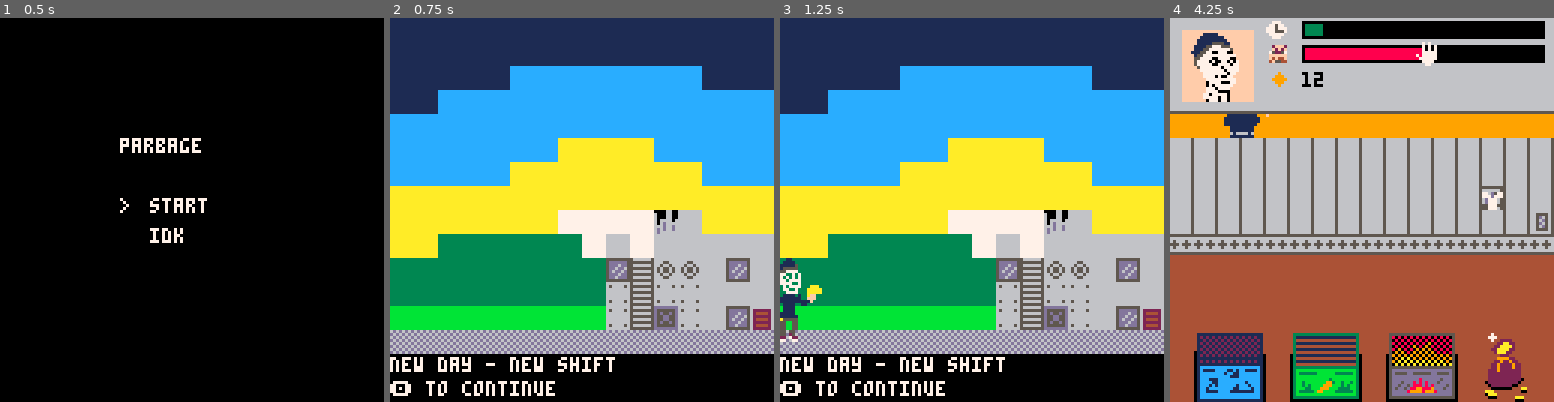
Above: before the commit, frames 1-4 (left to right).
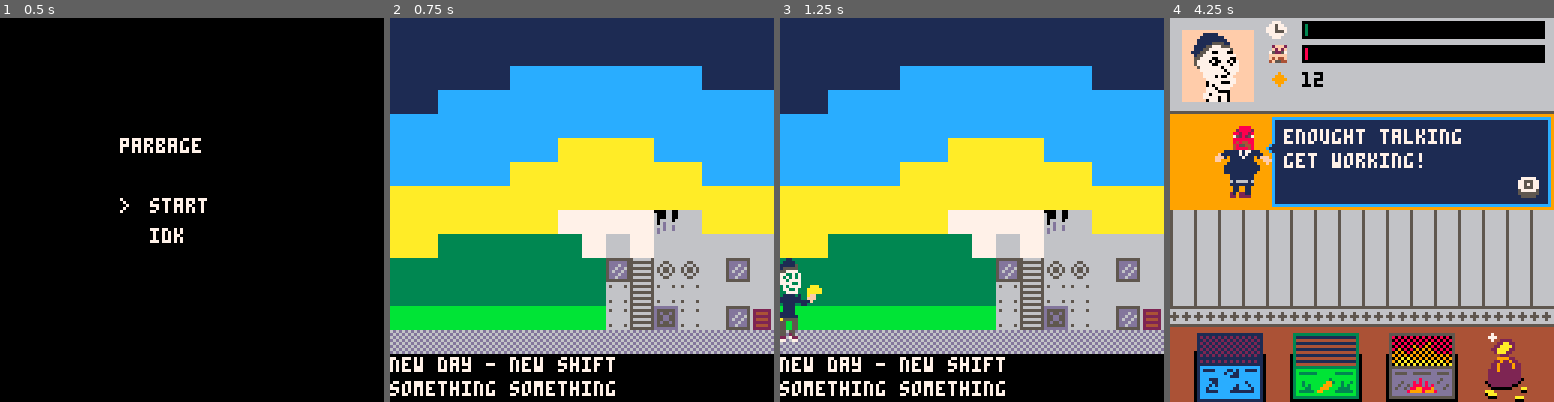
Above: after the commit, the same moments.

Repository: thorny-thorny/parbage
Game: PICO-8 cartridge lej20.p8
The game is run twice, just before and just after one commit, with the same random seed, the same clock (stepped at 60 frames per second) and the same inputs.
Inputs:
- Up to frame 1 (0.5 s): no input
- Up to frame 2 (0.75 s): tap O (Z key) at 0.7 s
- Up to frame 3 (1.25 s): no input
- Up to frame 4 (4.25 s): hold Right 1.6-2.1 s; tap O (Z key) every 0.4 s from 1.7 to 4.1 s; hold Up 2.15-2.42 s; hold Right 2.47-3.03 s; hold Left 3.08-3.58 s; hold Down 3.63-3.97 s; hold Right from 4.02 s (still down)

Frame 1 is identical in both runs. In frame 2, 0.9% of the frame differs, in the area x 0-59%, y 94-99%; in frame 3, 0.9%; in frame 4, 47%, in the area x 0-100%, y 1-81%.

Commit message:
Mostly dialogs and reactions

Diff:
--- a/env.lua
+++ b/env.lua
@@ -85,4 +85,6 @@
       end
     end
   end
+
+  return stuck_items
 end
--- a/game_scene.lua
+++ b/game_scene.lua
@@ -1,10 +1,66 @@
+local boss_intro_texts = {
+  { "you are late again!", "well, what are you", "waiting for?" },
+  { "use ⬅️➡️⬆️⬇️ to move", "around and 🅾️ to pick", "and drop items" },
+  { "sort garbage from", "conveyer belt into", "the bins" },
+  { "don't drop it on", "the floor, keep the", "zone clean!" },
+  { "oh and if you find", "any treasure, you", "can keep it" },
+  { "or hand it to me", "to keep it safe...", "ehehehe" },
+  { "enought talking", "get working!" },
+}
+
+local boss_good_ending_texts = {
+  { "your shift is over", "go home" },
+}
+
+local boss_bad_ending_texts = {
+  { "look at this mess!", "you are a terrible", "sorter" },
+  { "no payment for you", "today, go home" },
+}
+
+local boss_litter_texts = {
+  { "pick up that", "*!" },
+  { "hey pick it up!" },
+  { "stop littering!" },
+  { "i saw what you", "did there" },
+}
+
+local boss_recycling_garbage_texts = {
+  { "*", "is recyclible!" },
+  { "this is recyclible", "wrong bin!" },
+}
+
+local boss_organic_garbage_texts = {
+  { "*", "is organic!" },
+  { "this is organic", "wrong bin!" },
+}
+
+local boss_burn_garbage_texts = {
+  { "put that", "*", "into oven!" },
+  { "you must burn it", "wrong bin!" },
+}
+
+local garbage_flags = {
+  recycling = 1,
+  organic = 2,
+  burn = 4,
+  treasure = 8,
+}
+
 function game_scene_create()
   return {
+    intro_texts_left = #boss_intro_texts,
+    ending_texts = {},
+    ending_texts_left = 0,
     shift_time = 0,
     shift_total = 1000,
+    boss_level = 0,
+    boss_max = 100,
+    boss_note = nil,
+    boss_note_left = 0,
+    ending_is_good = false,
     env = env_create(),
-    boss = boss_create(20, 20),
-    conveyer = conveyer_create(5, 4, 3, 50),
+    boss = boss_create(20, 36),
+    conveyer = conveyer_create(8, 4, 3, 50),
     hand = hand_create(0, 0),
     overlay = overlay_create(),
     update = game_scene_update,
@@ -17,26 +73,89 @@
 
   self.boss:draw()
   self.conveyer:draw()
+  self.overlay:draw()
   self.env:draw()
-  self.overlay:draw()
-  self.hand:draw()
+
+  if self.intro_texts_left == 0 and self.ending_texts_left == 0 then
+    self.hand:draw()
+  end
 end
 
 function game_scene_update(self)
-  self.shift_time += 1
-  if self.shift_time >= self.shift_total then
-    show_outro(true)
-  end
+  if self.intro_texts_left == 0 and self.ending_texts_left == 0 then
+    self.shift_time += 1
+    if self.shift_time >= self.shift_total then
+      self.ending_texts = boss_good_ending_texts
+      self.ending_texts_left = #boss_good_ending_texts
+      self.ending_is_good = true
+    elseif self.boss_level >= self.boss_max then
+      self.ending_texts = boss_bad_ending_texts
+      self.ending_texts_left = #boss_bad_ending_texts
+      self.ending_is_good = false
+    end
 
-  local fall_items = self.conveyer:update()
-  for i = 1, #fall_items do
-    local item = fall_items[i]
-    item.x += -2 + rnd(5)
-    add(self.env.falling_items, item)
+    local fall_items = self.conveyer:update()
+    for i = 1, #fall_items do
+      local item = fall_items[i]
+      item.x += -2 + rnd(5)
+      add(self.env.falling_items, item)
+    end
   end
 
   self.boss:update()
-  self.env:update()
-  self.hand:update(self.env, self.conveyer)
-  self.overlay:update(self.shift_time / self.shift_total, 0.5)
+  local fallen_items = self.env:update()
+  local disposed_item = self.hand:update(self.env, self.conveyer)
+
+  if #fallen_items > 0 then
+    self.boss_level += #fallen_items * 10
+    self.boss_note = strs_replace(boss_litter_texts[flr(1 + rnd(#boss_litter_texts))], "*", fallen_items[1].garbage.name)
+    self.boss_note_left = 50
+  end
+
+  if disposed_item then
+    local item_type = fget(disposed_item.item.garbage.sprite)
+    if item_type ~= disposed_item.bin_type and disposed_item.bin_type ~= garbage_flags.treasure then
+      local texts
+      if item_type == garbage_flags.recycling then
+        texts = boss_recycling_garbage_texts
+      elseif item_type == garbage_flags.organic then
+        texts = boss_organic_garbage_texts
+      else
+        texts = boss_burn_garbage_texts
+      end
+
+      self.boss_level += 20
+      self.boss_note = strs_replace(texts[flr(1 + rnd(#texts))], "*", disposed_item.item.garbage.name)
+      self.boss_note_left = 50
+    end
+  end
+
+  if self.boss_note_left > 0 then
+    self.boss_note_left -= 1
+  else
+    self.boss_note = nil
+  end
+
+  local text = self.boss_note
+  local show_button = false
+  if self.intro_texts_left > 0 or self.ending_texts_left > 0 then
+    show_button = true
+    if btnp(🅾️) then
+      if self.intro_texts_left > 0 then
+        self.intro_texts_left -= 1
+      else
+        self.ending_texts_left -= 1
+        if self.ending_texts_left == 0 then
+          show_outro(self.ending_is_good)
+        end
+      end
+    end
+
+    if self.intro_texts_left > 0 then
+      text = boss_intro_texts[#boss_intro_texts + 1 - self.intro_texts_left]
+    else
+      text = self.ending_texts[#self.ending_texts + 1 - self.ending_texts_left]
+    end
+  end
+  self.overlay:update(self.shift_time / self.shift_total, self.boss_level / self.boss_max, text, show_button)
 end
--- a/hand.lua
+++ b/hand.lua
@@ -63,9 +63,15 @@
     end
   end
 
+  local disposed_item = nil
+
   if btnp(🅾️) then
     if self.item then
       if self.can_drop then
+        disposed_item = {
+          item = self.item,
+          bin_type = bin_type,
+        }
         self.item = nil
       else
         if self.item.y >= conveyer.y * 8 and self.item.y <= (conveyer.y + conveyer.height - 1) * 8 then
@@ -90,6 +96,8 @@
     self.item.x = self.x
     self.item.y = self.y
   end
+
+  return disposed_item
 end
 
 function hand_draw(self)
--- a/intro_scene.lua
+++ b/intro_scene.lua
@@ -2,6 +2,8 @@
   return {
     dx = 0,
     dy = 0,
+    dx_limit = 100,
+    button_animation = make_button_animation(),
     update = intro_scene_update,
     draw = intro_scene_draw,
   }
@@ -10,18 +12,20 @@
 function intro_scene_draw(self)
   map(32, 0)
 
-  for i = 1, 4 do
-    for j = 1, 3 do
-      spr(132 + (j - 1) + (i - 1) * 16, self.dx - 24 + (j - 1) * 8, 76 + (i - 1) * 8)
-    end
+  spr(132, self.dx - 24, 76, 3, 4)
+
+  print("new day - new shift", 0, 113, 7)
+  if self.dx >= self.dx_limit then
+    draw_animated_button(120, 121, self.button_animation)
   end
 
-  print("new day - new shift", 0, 113, 7)
-  print("🅾️ to continue", 0, 121, 7)
+  print("something something", 0, 121, 7)
 end
 
 function intro_scene_update(self)
-  if self.dx < 100 then
+  self.button_animation:update()
+
+  if self.dx < self.dx_limit then
     self.dx += 1
   end
 
--- a/lej20.p8
+++ b/lej20.p8
@@ -2,6 +2,7 @@
 version 35
 __lua__
 #include animation.lua
+#include utils.lua
 #include garbage.lua
 #include boss.lua
 #include coin.lua
@@ -75,14 +76,14 @@
 0000000000000022211021100110011001cccccccccccccccccccc1003bbbbbbbbbbbbbbbbbbbb3005dddddddddddddddddddd5040aaa4444444444400000000
 0000000000000022220222202102211001cccccccccccccccccccc1003333333333333333333333005555555555555555555555044000444444aaa4400000000
 00000000000000002202220022022220011111111111111111111110000000000000000000000000000000000000000000000000444444444440004400000000
-00000000000000000000000000000000000000000000000000000000000000000000000000000000000000000000000000000000000000000000000000000000
-00000000000000000000000000000000000000000000000000000000000000000000000000000000000000000000000000000000000000000000000000000000
-00000000000000000000000000000000000000000000000000000000000000000000000000000000000000000000000000000000000000000000000000000000
-00000000000000000000000000000000000000000000000000000000000000000000000000000000000000000000000000000000000000000000000000000000
-00000000000000000000000000000000000000000000000000000000000000000000000000000000000000000000000000000000000000000000000000000000
-00000000000000000000000000000000000000000000000000000000000000000000000000000000000000000000000000000000000000000000000000000000
-00000000000000000000000000000000000000000000000000000000000000000000000000000000000000000000000000000000000000000000000000000000
-00000000000000000000000000000000000000000000000000000000000000000000000000000000000000000000000000000000000000000000000000000000
+0000000000000000000000000000000000000000000000000000000000c1111111111111111111c000c1111111111111111111c000c111110000000000000000
+0000000000000000000000000000000000ccccccccccccccccccccc000c1111111111111111111c000c1111111111111111111c000c111110000000000000000
+0000000000000000000000000000000000c1111111111111111111c000c1111111111111111111c000c1111111111111111111c00c1111110000000000000000
+0000000000000000000000000000000000c1111111111111111111c000c1111111111111111111c000c1111111111111111111c0c11111110000000000000000
+0000000000000000000000000000000000c1111111111111111111c000c1111111111111111111c000c1111111111111111111c00c1111110000000000000000
+0000000000000000000000000000000000c1111111111111111111c000c1111111111111111111c000c1111111111111111111c000c111110000000000000000
+0000000000000000000000000000000000c1111111111111111111c000c1111111111111111111c000ccccccccccccccccccccc000c111110000000000000000
+0000000000000000000000000000000000c1111111111111111111c000c1111111111111111111c000000000000000000000000000c111110000000000000000
 66666666666666666666666666666666000000000000000000000000000000000000000000000000000070070000660000000000009009000000000077777777
 66666666666666666666666666666666000000000000000000000000000000000000000000000000070700706000660000000600900000090000000077777777
 66666666666666666666666666666666000000000000000000000000000000000000000000000000700000006000660000600600000990000000000077777777
@@ -116,19 +117,19 @@
 6666666666666666666666666666666600000000222072200000000000000000222022200000000000000000656666566d6d6d6dd555555dccccccccbbbbbbbb
 555555555555555555555555555555550000000077700770000000000000000077707770000000000000000066666666d6d6d6d6ddddddddccccccccbbbbbbbb
 __gff__
-0000000000000000000000000000000000000000000000000000000000000000000000000000000000000000000000000000000000000000000000000000000000000000010101020202040404080800000000000101010202020404040808000000000001010102020204040408080000000000000000000000000000000000
+0000000000000000000000000000000000000000000000000000020000000000020201040201000000000000040101000000000001040401040404020104040000000000010101020202040404080800000000000101010202020404040808000000000001010102020204040408080000000000000000000000000000000000
 0000000000000000000000000000000000000000000000000000000000000000000000000000000000000000000000000000000000000000000000000000000000000000000000000000000000000000000000000000000000000000000000000000000000000000000000000000000000000000000000000000000000000000
 __map__
 000000002f2f2f2f2f2f2f2f2f2f2f2f808182830e1f1f1f1f1f1f1f1f1f1f1faeaeaeaeaeaeaeaeaeaeaeaeaeaeaeae9f9f9f9f9f9f8f8f8f8f8f8f9f9f9f9f00000000000000000000000000000000000000000000000000000000000000000000000000000000000000000000000000000000000000000000000000000000
 000000002f2f2f2f2f2f2f2f2f2f2f2f909192931e1f1f1f1f1f1f1f1f1f1f1faeaeaeaeaeaeaeaeaeaeaeaeaeaeaeae9f9f9f9f9f9f9f8f8f8f8f9f9f9f9f9f00000000000000000000000000000000000000000000000000000000000000000000000000000000000000000000000000000000000000000000000000000000
 000000002f2f2f2f2f2f2f2f2f2f2f2fa0a1a2a30d1f1f1f1f1f1f1f1f1f1f1faeaeaeaeaebebebebebebebebeaeaeae9f9f9f9f9f9f9f9f9f9f9f9f9f9f9f9f00000000000000000000000000000000000000000000000000000000000000000000000000000000000000000000000000000000000000000000000000000000
 000000002f2f2f2f2f2f2f2f2f2f2f2fb0b1b2b30f0f0f0f0f0f0f0f0f0f0f0faeaebebebebebebebebebebebebebebe9f9f9f9f9f9f9f9f9f9f9f9f9f9f9f9f00000000000000000000000000000000000000000000000000000000000000000000000000000000000000000000000000000000000000000000000000000000
-2f2f2f2f2f2f2f2f2f2f2f2f2f2f2f2f00000000000000000000000000000000bebebebebebebebebebebebebebebebe9f9f9f9f9f9f9f9f9f9f9f9f9f9f9f9f00000000000000000000000000000000000000000000000000000000000000000000000000000000000000000000000000000000000000000000000000000000
-2f2f2f2f2f2f2f2f2f2f2f2f2f2f2f2f00000000000000000000000000000000bebebebebebebe9f9f9f9fbebebebebe9f9f9f9f9f9f9f9f9f9f9f9f9f9f9f9f00000000000000000000000000000000000000000000000000000000000000000000000000000000000000000000000000000000000000000000000000000000
-2f2f2f2f2f2f2f2f2f2f2f2f2f2f2f2f00000000000000000000000000000000bebebebebe9f9f9f9f9f9f9f9fbebebe9f9f9f9f9f9f9f9f9f9f9f9f9f9f9f9f00000000000000000000000000000000000000000000000000000000000000000000000000000000000000000000000000000000000000000000000000000000
-2f2f2f2f2f2f2f2f2f2f2f2f2f2f2f2f000000000000000000000000000000009f9f9f9f9f9f9f9f9f9f9f9f9f9f9f9f9f9f9f9f9f9f9f9f9f9f9f9f9f9f9f9f00000000000000000000000000000000000000000000000000000000000000000000000000000000000000000000000000000000000000000000000000000000
-3f3f3f3f3f3f3f3f3f3f3f3f3f3f3f3f000000000000000000000000000000009f9f9f9f9f9f9f8f8f8f8f8b9b9f9f9f9f9f9f9f9f9f9f9f9f9f9f8b9b9f9f9f00000000000000000000008b9b000000000000000000000000000000000000000000000000000000000000000000000000000000000000000000000000000000
-3f3f3f3f3f3f3f3f3f3f3f3f3f3f3f3f000000000000000000000000000000009f9fafafafafafaf8f9b8f9b9b9b9b9b9f9fafafafafafaf9f9b9f9b9b9b9b9b0000afafafafafaf009b009b9b9b9b9b000000000000000000000000000000000000000000000000000000000000000000000000000000000000000000000000
+2f2f2f2f2f2f2f2f2f2f2f2f2f2f2f2f00000000747575757575757575757576bebebebebebebebebebebebebebebebe9f9f9f9f9f9f9f9f9f9f9f9f9f9f9f9f00000000000000000000000000000000000000000000000000000000000000000000000000000000000000000000000000000000000000000000000000000000
+2f2f2f2f2f2f2f2f2f2f2f2f2f2f2f2f000000007d7878787878787878787879bebebebebebebe9f9f9f9fbebebebebe9f9f9f9f9f9f9f9f9f9f9f9f9f9f9f9f00000000000000000000000000000000000000000000000000000000000000000000000000000000000000000000000000000000000000000000000000000000
+2f2f2f2f2f2f2f2f2f2f2f2f2f2f2f2f00000000777878787878787878787879bebebebebe9f9f9f9f9f9f9f9fbebebe9f9f9f9f9f9f9f9f9f9f9f9f9f9f9f9f00000000000000000000000000000000000000000000000000000000000000000000000000000000000000000000000000000000000000000000000000000000
+2f2f2f2f2f2f2f2f2f2f2f2f2f2f2f2f000000007a7b7b7b7b7b7b7b7b7b7b7c9f9f9f9f9f9f9f9f9f9f9f9f9f9f9f9f9f9f9f9f9f9f9f9f9f9f9f9f9f9f9f9f00000000000000000000000000000000000000000000000000000000000000000000000000000000000000000000000000000000000000000000000000000000
+2f2f2f2f2f2f2f2f2f2f2f2f2f2f2f2f000000000000000000000000000000009f9f9f9f9f9f9f8f8f8f8f8b9b9f9f9f9f9f9f9f9f9f9f9f9f9f9f8b9b9f9f9f00000000000000000000008b9b000000000000000000000000000000000000000000000000000000000000000000000000000000000000000000000000000000
+2f2f2f2f2f2f2f2f2f2f2f2f2f2f2f2f000000000000000000000000000000009f9fafafafafafaf8f9b8f9b9b9b9b9b9f9fafafafafafaf9f9b9f9b9b9b9b9b0000afafafafafaf009b009b9b9b9b9b000000000000000000000000000000000000000000000000000000000000000000000000000000000000000000000000
 3f3f3f3f3f3f3f3f3f3f3f3f3f3f3f3f00000000000000000000000000000000afafafafafafafafafadabacac9bad9bafafafafafafafafafadabacac9bad9bafafafafafafafafafadabacac9bad9b000000000000000000000000000000000000000000000000000000000000000000000000000000000000000000000000
 3f3f3f3f3f3f3f3f3f3f3f3f3f3f3f3f00000000000000000000000000000000afafafafafafafafafbbabbbbb9b9b9bafafafafafafafafafbbabbbbb9b9b9bafafafafafafafafafbbabbbbb9b9b9b000000000000000000000000000000000000000000000000000000000000000000000000000000000000000000000000
 3f3f3f3f3f3f3f3f3f3f3f3f3f3f3f3f00000000000000000000000000000000bfbfbfbfbfbfbfbfbfbbabbdbb9bad9cbfbfbfbfbfbfbfbfbfbbabbdbb9bad9cbfbfbfbfbfbfbfbfbfbbabbdbb9bad9c000000000000000000000000000000000000000000000000000000000000000000000000000000000000000000000000
--- a/outro_scene.lua
+++ b/outro_scene.lua
@@ -3,6 +3,7 @@
     good = good,
     dx = 100,
     dy = 0,
+    button_animation = make_button_animation(),
     rain_animation = animation_create(0, 3, 2),
     update = outro_scene_update,
     draw = outro_scene_draw,
@@ -19,11 +20,7 @@
 
   map(map_x, 0)
 
-  for i = 1, 4 do
-    for j = 1, 3 do
-      spr(start_sprite + (j - 1) + (i - 1) * 16, self.dx - 24 + (j - 1) * 8, 76 + (i - 1) * 8)
-    end
-  end
+  spr(start_sprite, self.dx - 24, 76, 3, 4, true)
 
   if not self.good then
     for i = 1, 16 do
@@ -39,11 +36,14 @@
   end
 
   print(text, 0, 113, 7)
-  print("🅾️ to continue", 0, 121, 7)
+  if self.dx <= 0 then
+    draw_animated_button(120, 121, self.button_animation)
+  end
 end
 
 function outro_scene_update(self)
   self.rain_animation:update()
+  self.button_animation:update()
 
   if self.dx > 0 then
     self.dx -= 1
--- a/overlay.lua
+++ b/overlay.lua
@@ -2,14 +2,20 @@
   return {
     shift_progress = 0,
     boss_level = 0,
+    boss_text = nil,
+    show_button = false,
+    button_animation = make_button_animation(),
     draw = overlay_draw,
     update = overlay_update,
   }
 end
 
-function overlay_update(self, shift_progress, boss_level)
+function overlay_update(self, shift_progress, boss_level, boss_text, show_button)
   self.shift_progress = shift_progress
   self.boss_level = boss_level
+  self.boss_text = boss_text
+  self.show_button = show_button
+  self.button_animation:update()
 end
 
 function draw_scale(position, value, color)
@@ -18,8 +24,19 @@
 end
 
 function overlay_draw(self)
-  map(16, 0)
+  map(16, 0, 0, 0, 16, 4)
   draw_scale(0, self.shift_progress, 3)
   draw_scale(1, self.boss_level, 8)
   print("12", 44, 18, 0)
+
+  if self.boss_text then
+    map(16, 4, 0, 32, 16, 4)
+    for i = 1, #self.boss_text do
+      print(self.boss_text[i], 38, 37 + 8 * (i - 1), 7)
+    end
+
+    if self.show_button then
+      draw_animated_button(116, 53, self.button_animation)
+    end
+  end
 end
--- /dev/null
+++ b/utils.lua
@@ -0,0 +1,32 @@
+function make_button_animation()
+  return animation_create(0, 2, 4)
+end
+
+function draw_animated_button(x, y, animation)
+  rectfill(x + 2, y + 1, x + 4, y + 4, 5)
+  print("🅾️", x, y + 1, 5)
+  print("🅾️", x, y + 2, 5)
+  print("🅾️", x, y + animation:get(), 7)
+end
+
+function str_replace(str, pattern, replace)
+  local parts = split(str, pattern, false)
+  local result = ""
+  for i = 1, #parts do
+    result = result..parts[i]
+    if i < #parts then
+      result = result..replace
+    end
+  end
+
+  return result
+end
+
+function strs_replace(strs, pattern, replace)
+  local results = {}
+  for i = 1, #strs do
+    add(results, str_replace(strs[i], pattern, replace))
+  end
+
+  return results
+end
